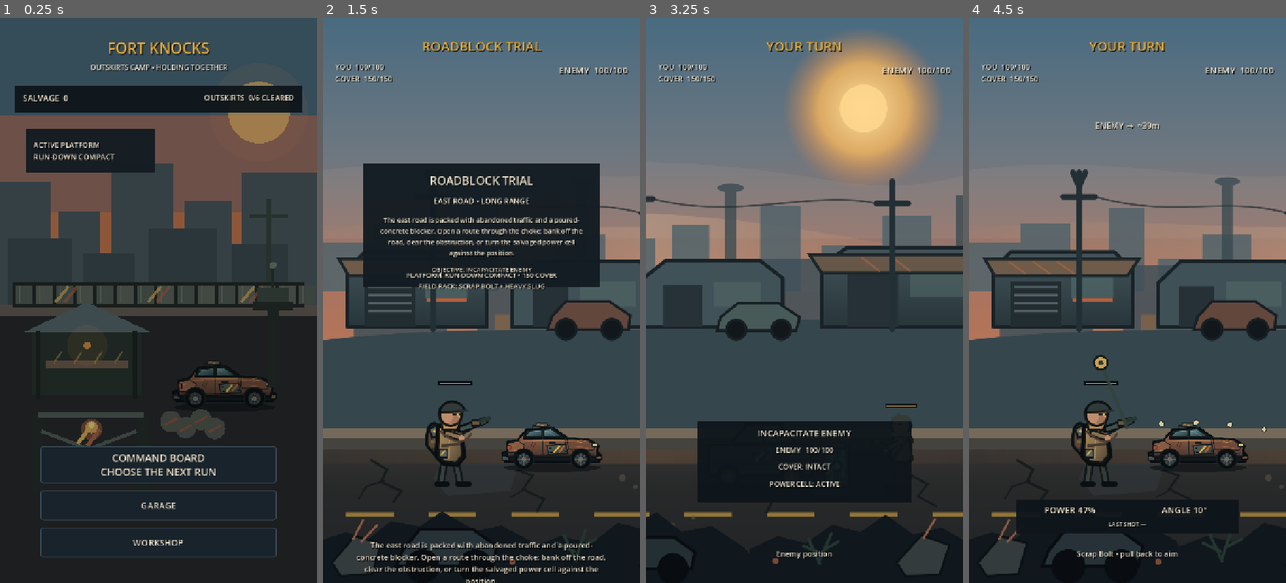
Above: before the commit, frames 1-4 (left to right).
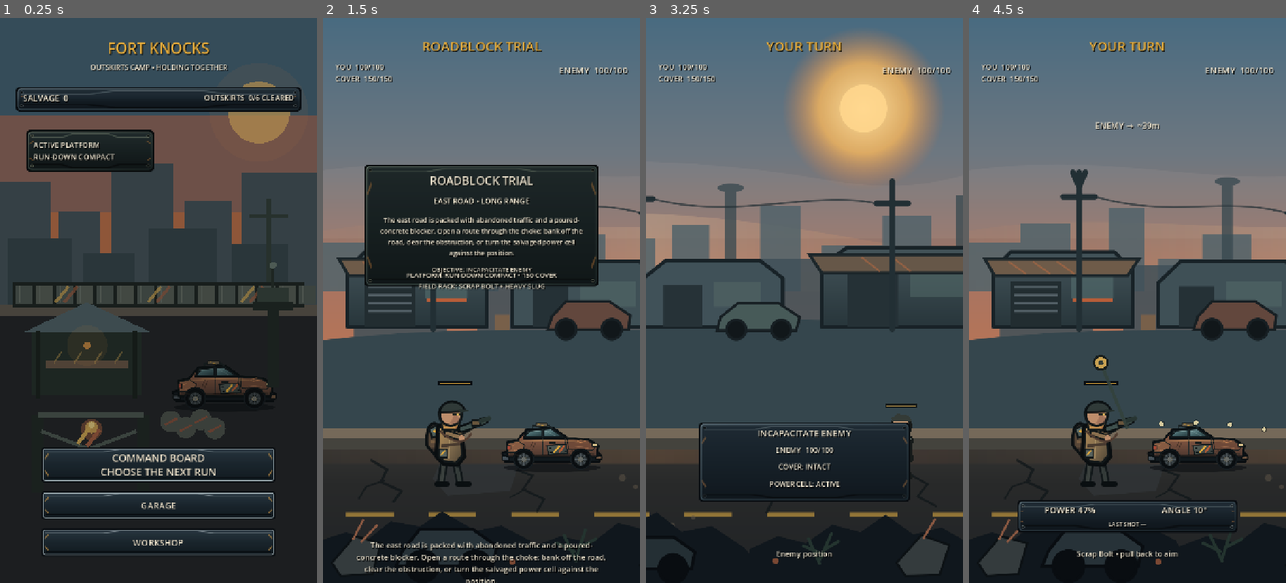
Above: after the commit, the same moments.

Repository: phantompixel-developer/FortKnocks
Game: Godot game, scene res://game/core/app.tscn
The game is run twice, just before and just after one commit, with the same random seed, the same clock (stepped at 60 frames per second) and the same inputs.
Inputs (mouse positions are in pixels of both pictures, inside the frame that each line leads up to):
- Up to frame 1 (0.25 s): no input
- Up to frame 2 (1.5 s): click "COMMAND BOARD CHOOSE THE NEXT…" at 0.5 s; click "01 ROADBLOCK TRIAL EAST ROAD …" at 1.25 s
- Up to frame 3 (3.25 s): tap Enter at 2 s; move the mouse to (874, 272) at 2.02 s; click (874, 272) at 2.17 s; drag from (741, 328) to (788, 413) at 2.77 s
- Up to frame 4 (4.5 s): move the mouse to (1159, 176) at 3.52 s; click (1159, 176) at 3.67 s; drag from (1111, 413) to (1032, 215) at 4.27 s

The runs differ from the first frame. In frame 1, 4.9% of the frame differs, in the area x 4-96%, y 12-96%; in frame 2, 0.8%; in frame 3, 0.9%; in frame 4, 0.6%.

Commit message:
style: integrate scalable production UI surfaces

Diff:
--- a/game/presentation/fort_knocks_theme.gd
+++ b/game/presentation/fort_knocks_theme.gd
@@ -1,5 +1,8 @@
 class_name FortKnocksTheme
 extends RefCounted
+
+const PANEL_TEXTURE: Texture2D = preload("res://assets/art/production/shared/ui/panel_industrial.svg")
+const BUTTON_TEXTURE: Texture2D = preload("res://assets/art/production/shared/ui/button_industrial.svg")
 
 # Locked production palette: dark industrial UI, warm salvage lighting, restrained cold-tech accents.
 const COAL := Color("111820")
@@ -33,27 +36,50 @@
 	theme.set_color("font_pressed_color", "Button", SHADOW)
 	theme.set_color("font_disabled_color", "Button", Color(0.68, 0.70, 0.68, 0.42))
 	theme.set_color("font_focus_color", "Button", BONE)
-	theme.set_stylebox("normal", "Button", _box(IRON, Color("3b4b55"), 2, 6))
-	theme.set_stylebox("hover", "Button", _box(PLATE_LIGHT, HAZARD, 2, 6))
-	theme.set_stylebox("pressed", "Button", _box(HAZARD, Color("ffd16b"), 2, 6))
-	theme.set_stylebox("focus", "Button", _box(Color(0.0, 0.0, 0.0, 0.0), COLD, 2, 6))
-	theme.set_stylebox("disabled", "Button", _box(Color("131b22"), Color("27343c"), 1, 6))
+	theme.set_stylebox("normal", "Button", _texture_box(BUTTON_TEXTURE, Color.WHITE, 20.0, 15.0))
+	theme.set_stylebox("hover", "Button", _texture_box(BUTTON_TEXTURE, Color(1.0, 0.91, 0.68, 1.0), 20.0, 15.0))
+	theme.set_stylebox("pressed", "Button", _texture_box(BUTTON_TEXTURE, Color(1.0, 0.76, 0.38, 1.0), 20.0, 15.0))
+	theme.set_stylebox("focus", "Button", _texture_box(BUTTON_TEXTURE, Color(0.72, 0.94, 0.94, 1.0), 20.0, 15.0))
+	theme.set_stylebox("disabled", "Button", _texture_box(BUTTON_TEXTURE, Color(0.46, 0.50, 0.51, 0.68), 20.0, 15.0))
 	theme.set_constant("outline_size", "Button", 1)
 
-	theme.set_stylebox("panel", "PanelContainer", _box(Color("141e26"), Color("40515b"), 2, 7))
+	theme.set_stylebox("panel", "PanelContainer", _texture_box(PANEL_TEXTURE, Color.WHITE, 22.0, 22.0))
 	theme.set_color("font_color", "RichTextLabel", BONE)
 	return theme
 
 static func style_card(rect: ColorRect, emphasis := 0) -> void:
 	if rect == null:
 		return
+
+	rect.color = Color.TRANSPARENT
+	var surface := rect.get_node_or_null("_ProductionSurface") as NinePatchRect
+	if surface == null:
+		surface = NinePatchRect.new()
+		surface.name = "_ProductionSurface"
+		surface.texture = PANEL_TEXTURE
+		surface.patch_margin_left = 22
+		surface.patch_margin_top = 22
+		surface.patch_margin_right = 22
+		surface.patch_margin_bottom = 22
+		surface.anchor_left = 0.0
+		surface.anchor_top = 0.0
+		surface.anchor_right = 1.0
+		surface.anchor_bottom = 1.0
+		surface.offset_left = 0.0
+		surface.offset_top = 0.0
+		surface.offset_right = 0.0
+		surface.offset_bottom = 0.0
+		surface.mouse_filter = Control.MOUSE_FILTER_IGNORE
+		rect.add_child(surface)
+		rect.move_child(surface, 0)
+
 	match emphasis:
 		1:
-			rect.color = Color(0.075, 0.11, 0.135, 0.97)
+			surface.modulate = Color(1.0, 0.96, 0.80, 1.0)
 		2:
-			rect.color = Color(0.18, 0.12, 0.075, 0.97)
+			surface.modulate = Color(1.0, 0.82, 0.64, 1.0)
 		_:
-			rect.color = Color(0.055, 0.085, 0.105, 0.95)
+			surface.modulate = Color.WHITE
 
 static func mark_active(button: Button, active: bool) -> void:
 	if button == null:
@@ -61,24 +87,35 @@
 	if active:
 		button.add_theme_color_override("font_color", HAZARD)
 		button.add_theme_color_override("font_disabled_color", HAZARD)
+		button.add_theme_stylebox_override(
+			"normal",
+			_texture_box(BUTTON_TEXTURE, Color(1.0, 0.90, 0.58, 1.0), 20.0, 15.0)
+		)
+		button.add_theme_stylebox_override(
+			"disabled",
+			_texture_box(BUTTON_TEXTURE, Color(0.88, 0.72, 0.42, 0.76), 20.0, 15.0)
+		)
 	else:
 		button.remove_theme_color_override("font_color")
 		button.remove_theme_color_override("font_disabled_color")
+		button.remove_theme_stylebox_override("normal")
+		button.remove_theme_stylebox_override("disabled")
 
-static func _box(background: Color, border: Color, border_width: int, radius: int) -> StyleBoxFlat:
-	var box := StyleBoxFlat.new()
-	box.bg_color = background
-	box.border_color = border
-	box.border_width_left = border_width
-	box.border_width_top = border_width
-	box.border_width_right = border_width
-	box.border_width_bottom = border_width
-	box.corner_radius_top_left = radius
-	box.corner_radius_top_right = radius
-	box.corner_radius_bottom_left = radius
-	box.corner_radius_bottom_right = radius
-	box.content_margin_left = 14.0
-	box.content_margin_right = 14.0
-	box.content_margin_top = 10.0
-	box.content_margin_bottom = 10.0
+static func _texture_box(
+	texture: Texture2D,
+	modulate: Color,
+	horizontal_margin: float,
+	vertical_margin: float
+) -> StyleBoxTexture:
+	var box := StyleBoxTexture.new()
+	box.texture = texture
+	box.modulate_color = modulate
+	box.set_texture_margin(SIDE_LEFT, horizontal_margin)
+	box.set_texture_margin(SIDE_RIGHT, horizontal_margin)
+	box.set_texture_margin(SIDE_TOP, vertical_margin)
+	box.set_texture_margin(SIDE_BOTTOM, vertical_margin)
+	box.set_content_margin(SIDE_LEFT, 14.0)
+	box.set_content_margin(SIDE_RIGHT, 14.0)
+	box.set_content_margin(SIDE_TOP, 10.0)
+	box.set_content_margin(SIDE_BOTTOM, 10.0)
 	return box
